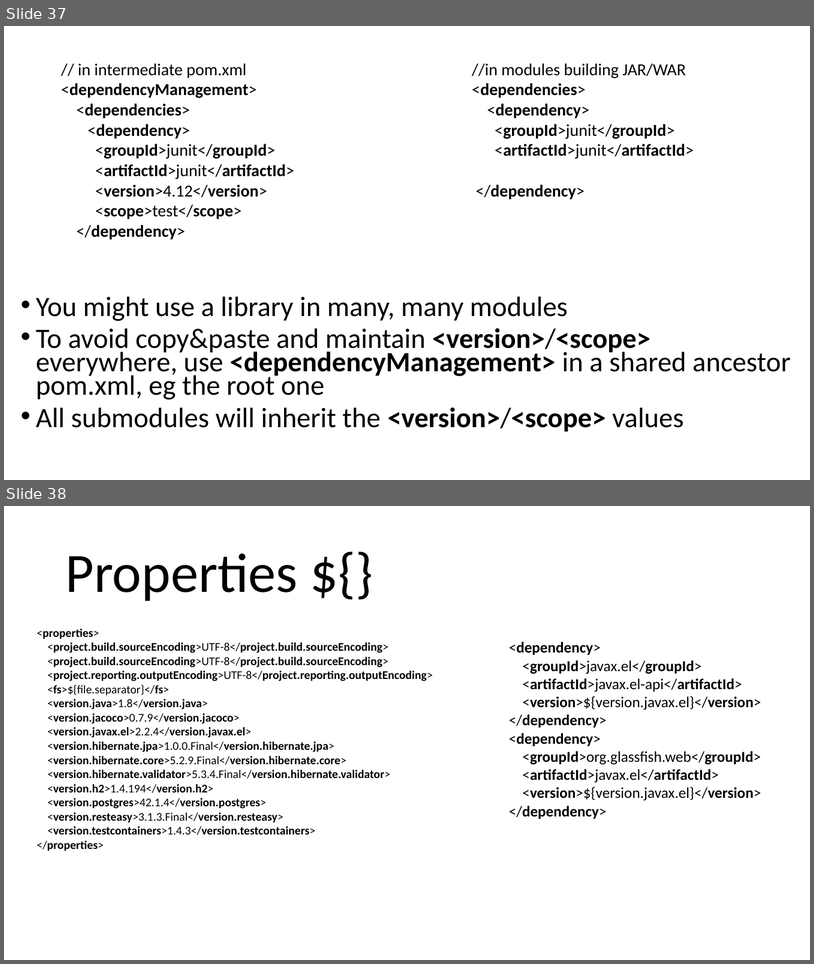
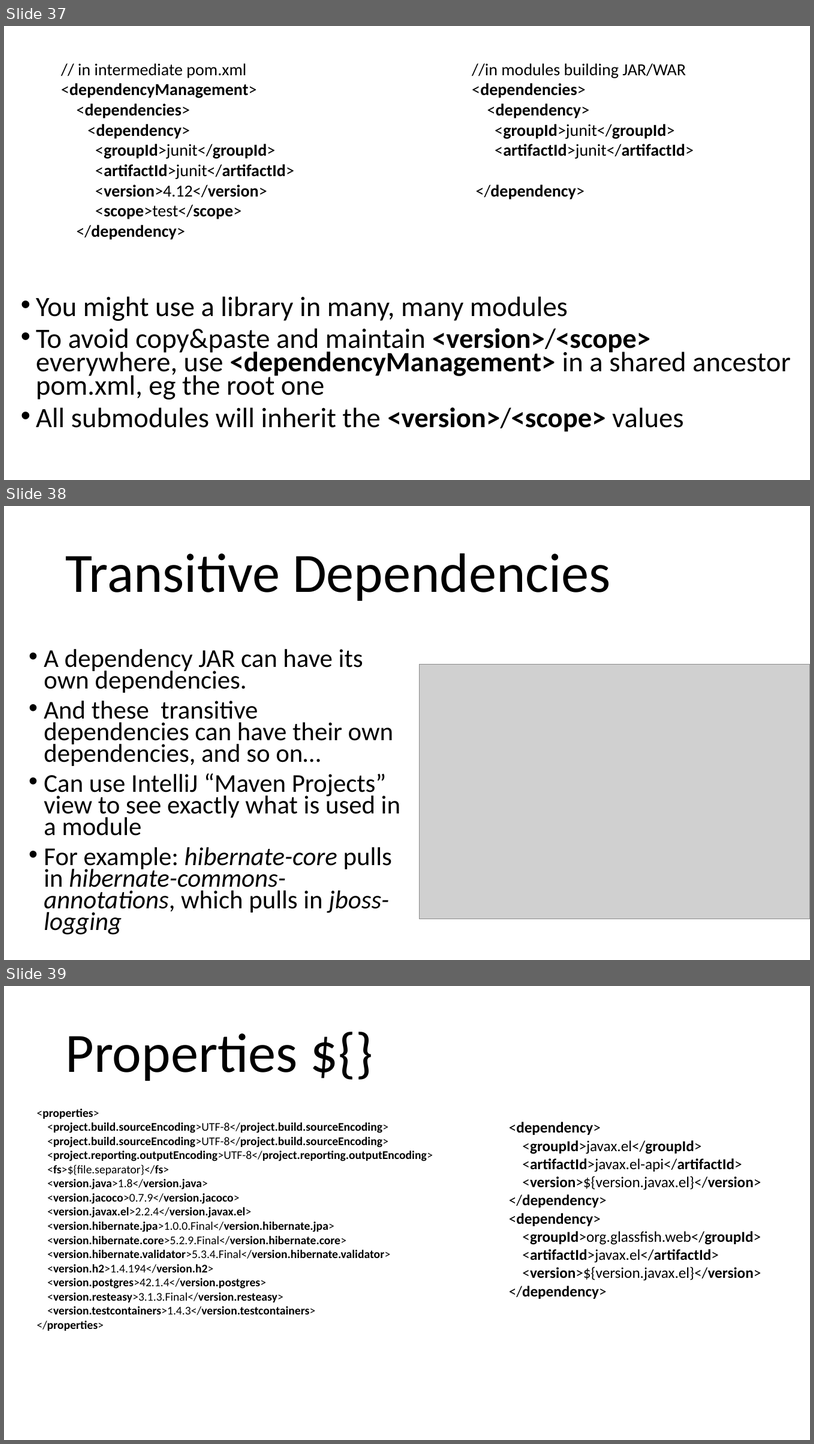
Before and after one commit to arcuri82/testing_security_development_enterprise_systems, a slide deck: doc/intro/slides/lesson_01_intro.pptx. Shown one above the other, each under a label of ours: slides 37 and 38 before the commit, slides 37, 38 and 39 after it. The pictures are 814x964 and 814x1444 pixels, drawn with LibreOffice and Linux fonts; fonts in the diff are those of the drawing; grey boxes stand for pictures. Boxes give left, top, right and bottom in pixels: in the first picture for what was removed or moved away, otherwise in the second. Text is boxed around its words. In the diff, an @@ line names an element or a change of style, - is before the commit and + after.

```diff
--- a/doc/intro/slides/lesson_01_intro.pptx
+++ b/doc/intro/slides/lesson_01_intro.pptx
@@ slide 38 added at bbox=[4, 506, 810, 960], background #FFFFFF @@
@@ title added at bbox=[65, 553, 611, 601], 66 pt, text #000000 @@
+Transitive Dependencies
@@ text added at bbox=[44, 649, 401, 934], 30.6 pt, text #000000 @@
+• A dependency JAR can have its own dependencies.
+• And these transitive dependencies can have their own dependencies, and so on…
+• Can use IntelliJ “Maven Projects” view to see exactly what is used in a module
+• For example: hibernate-core pulls in hibernate-commons-annotations, which pulls in jboss-logging
@@ picture added at bbox=[420, 664, 810, 919] @@
@@ what was slide 38 is now slide 39 @@
```
Also in this commit, not shown: 2 other files.
